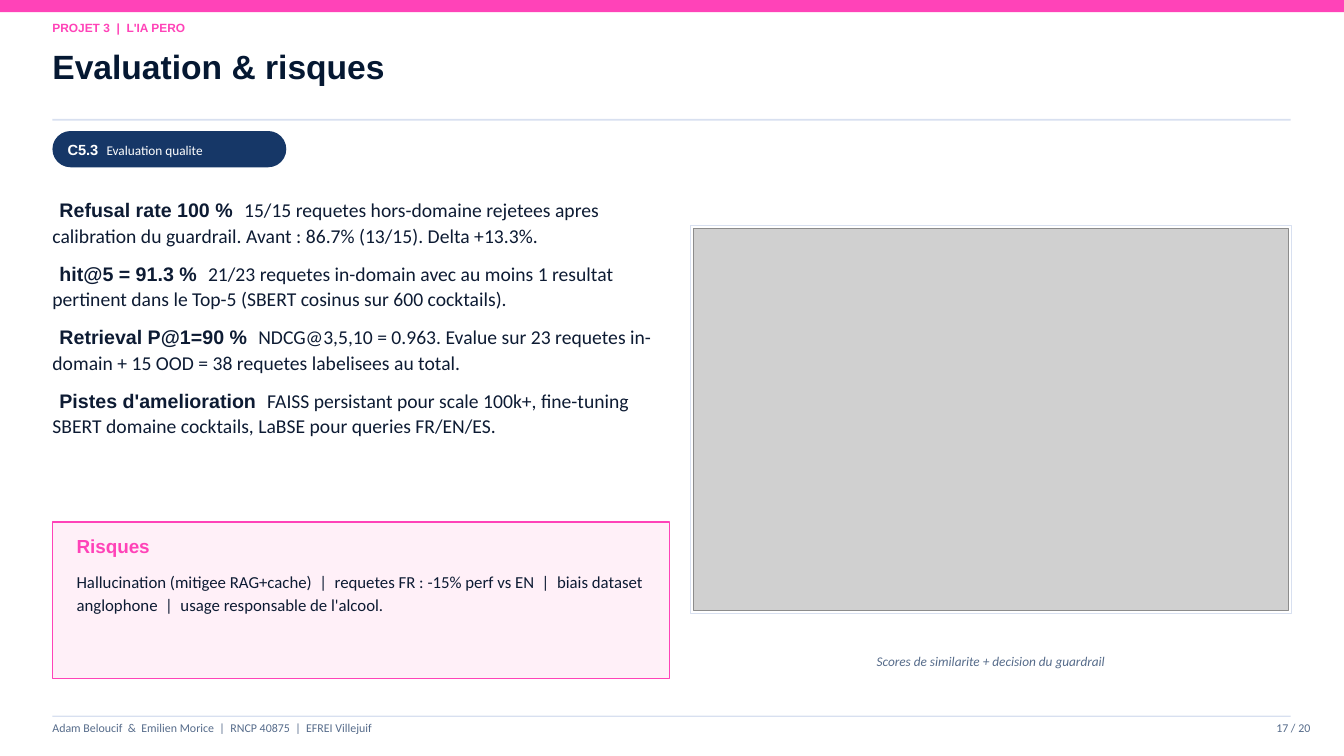
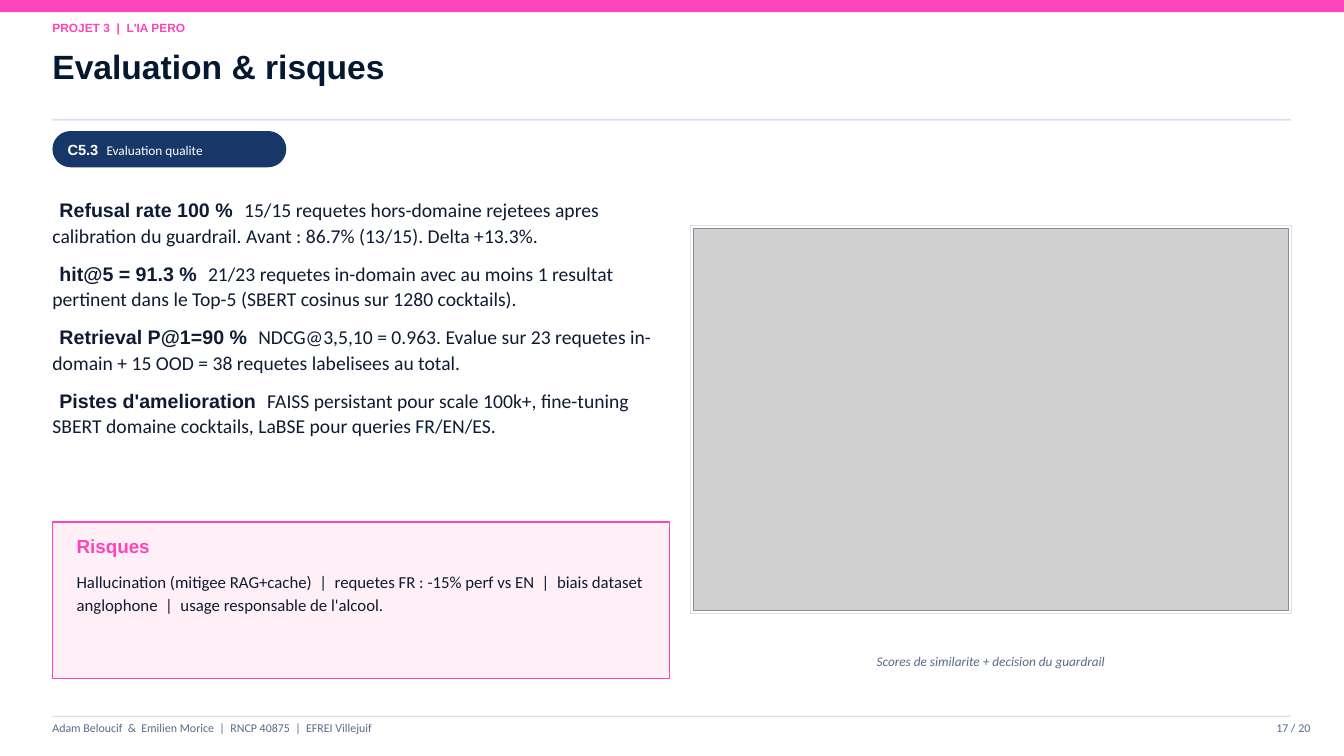
Before and after one commit to Adam-Blf/Soutenance-M1, a slide deck: slide 17 of Soutenance_Bloc1-2_Adam_Emilien.pptx. Drawn at 1344x756 pixels with LibreOffice and Linux fonts; fonts in the diff are those of the drawing; grey boxes stand for pictures. Boxes give left, top, right and bottom in pixels: in the first picture for what was removed or moved away, otherwise in the second. Text is boxed around its words. In the diff, an @@ line names an element or a change of style, - is before the commit and + after.

```diff
--- a/Soutenance_Bloc1-2_Adam_Emilien.pptx
+++ b/Soutenance_Bloc1-2_Adam_Emilien.pptx
@@ text at [52,266,613,309]: text changed @@
-hit@5 = 91.3 % 21/23 requetes in-domain avec au moins 1 resultat pertinent dans le Top-5 (SBERT cosinus sur 600 cocktails).
+hit@5 = 91.3 % 21/23 requetes in-domain avec au moins 1 resultat pertinent dans le Top-5 (SBERT cosinus sur 1280 cocktails).
```
Also in this commit, not shown: 5 other slides changed, 1 other file.
